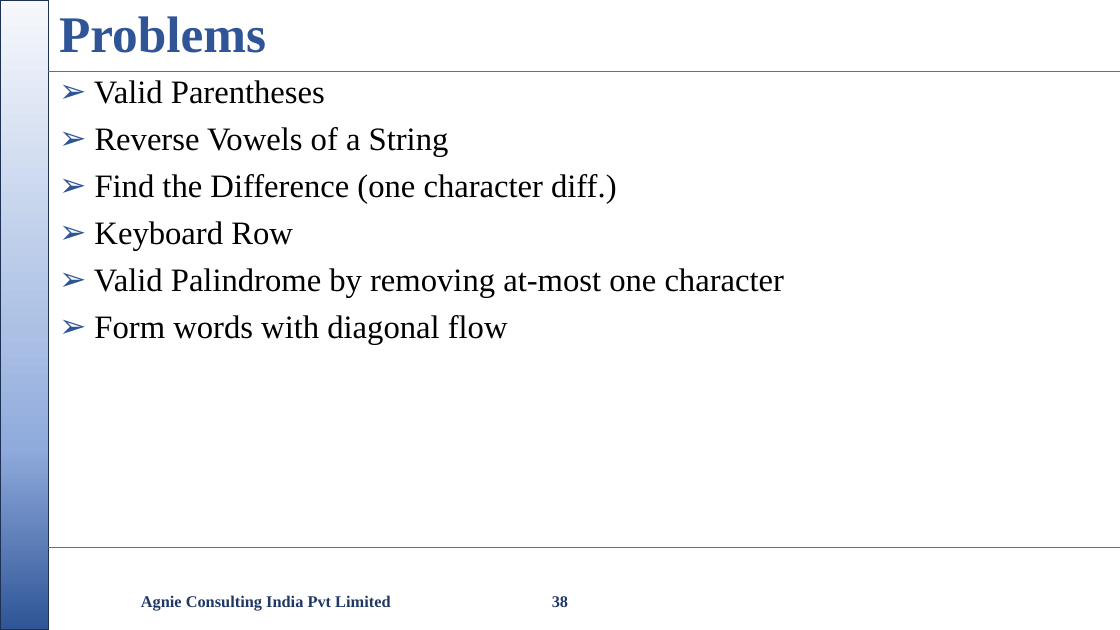
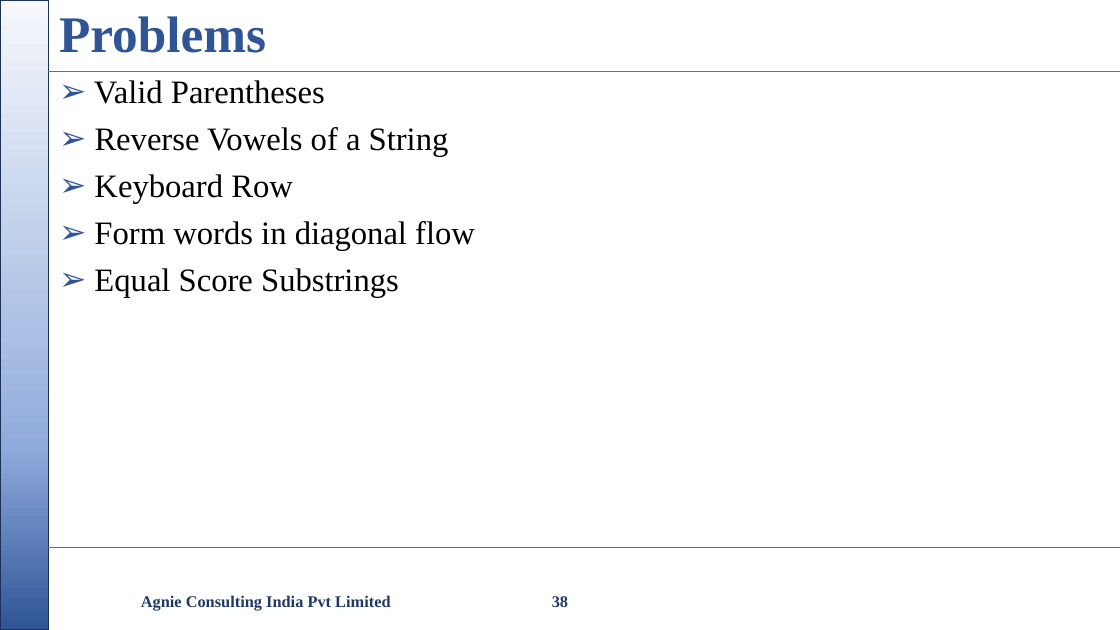
Before and after one commit to nikishdaniel1-del/Python-Cls, a slide deck: slide 38 of python class/Python Class.pptx. Drawn at 1120x630 pixels with LibreOffice and Linux fonts; fonts in the diff are those of the drawing; background and template pictures are left out. Boxes give left, top, right and bottom in pixels: in the first picture for what was removed or moved away, otherwise in the second. Text is boxed around its words. In the diff, an @@ line names an element or a change of style, - is before the commit and + after.

```diff
--- a/python class/Python Class.pptx
+++ b/python class/Python Class.pptx
@@ text at [95,174,617,204]: paragraph removed @@
-➢ Find the Difference (one character diff.)
@@ text at [94,221,475,298]: text changed @@
-➢ Valid Palindrome by removing at-most one character
-➢ Form words with diagonal flow
+➢ Form words in diagonal flow
+➢ Equal Score Substrings
```
Also in this commit, not shown: 6 other slides changed, 4 other files.
